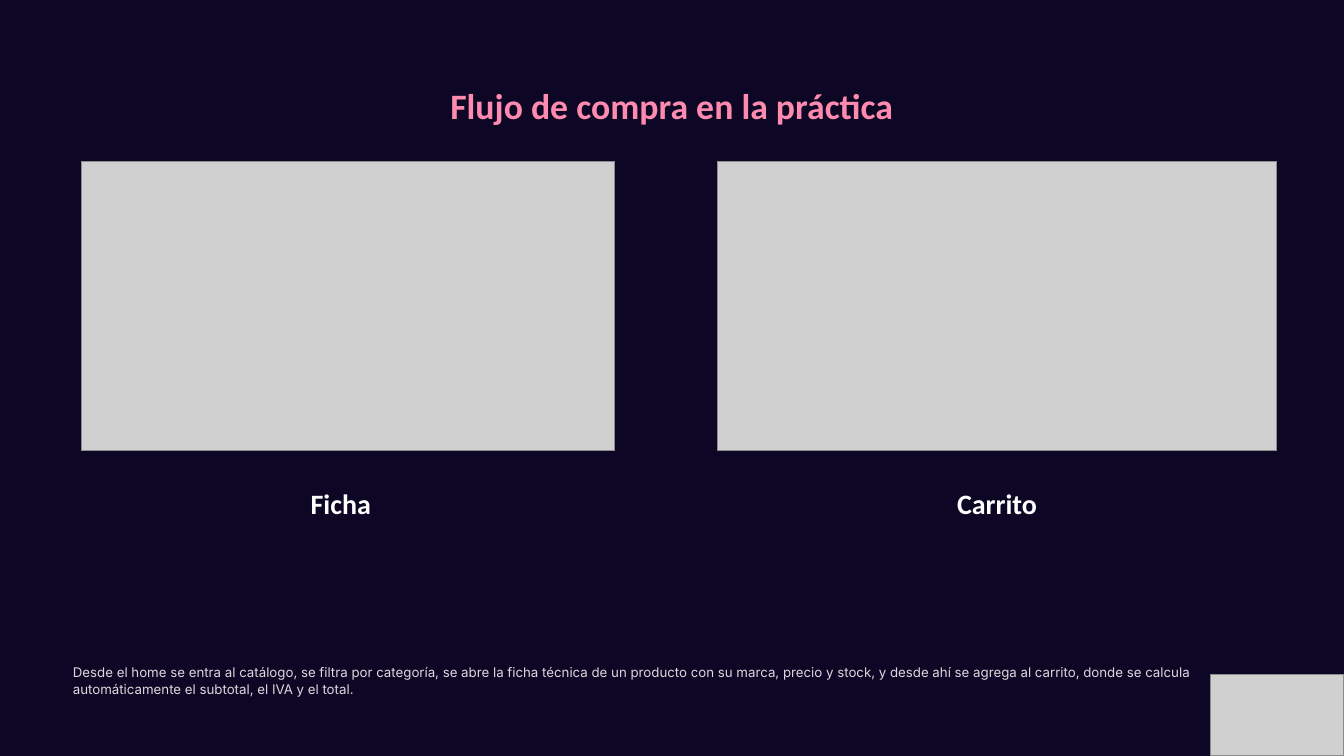
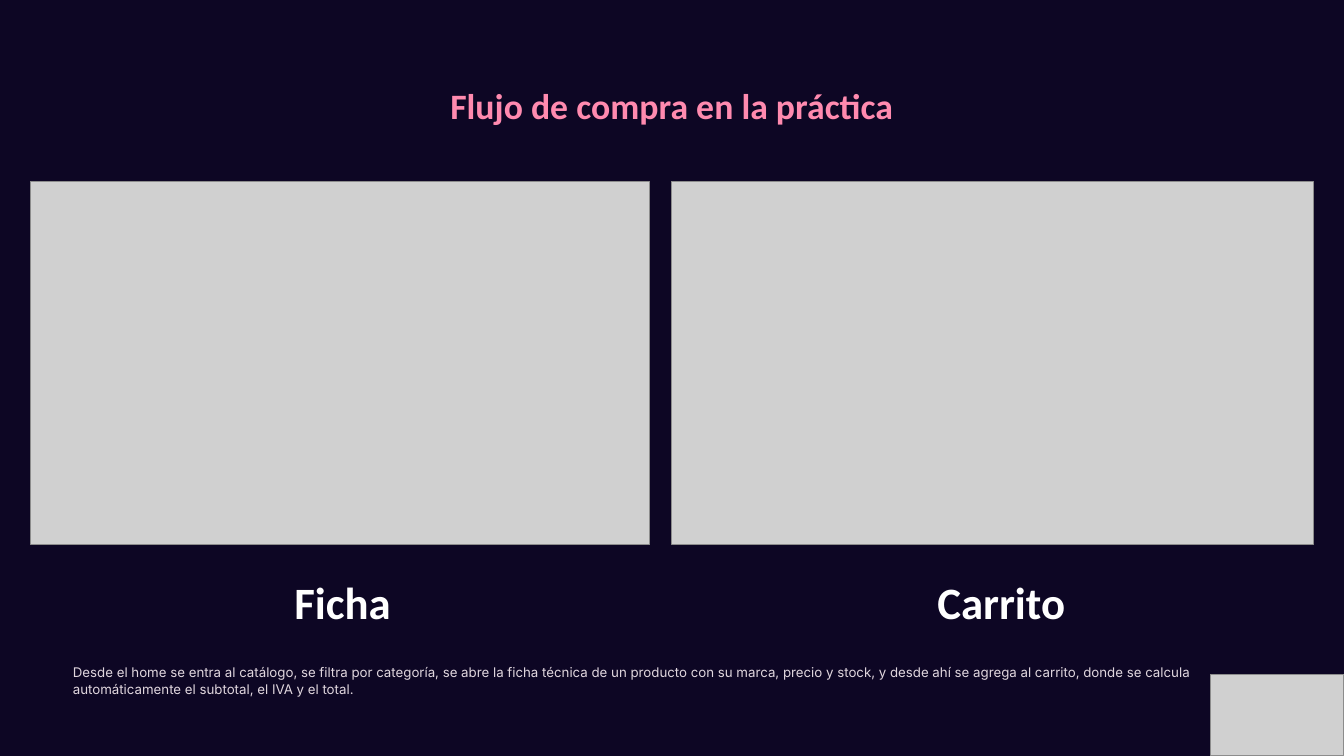
Before and after one commit to NezerkC/Prueba-Parcial-1, a slide deck: slide 5 of docs/Sonido-Vivo (1).pptx. Drawn at 1344x756 pixels with LibreOffice and Linux fonts; fonts in the diff are those of the drawing; grey boxes stand for pictures; background and template pictures are left out; a plain dark background stands for a picture behind light text. Boxes give left, top, right and bottom in pixels: in the first picture for what was removed or moved away, otherwise in the second. Text is boxed around its words. In the diff, an @@ line names an element or a change of style, - is before the commit and + after.

```diff
--- a/docs/Sonido-Vivo (1).pptx
+++ b/docs/Sonido-Vivo (1).pptx
@@ picture resized from (x1=81, y1=161, x2=614, y2=451) to (x1=30, y1=181, x2=649, y2=544) @@
@@ picture resized from (x1=717, y1=161, x2=1276, y2=451) to (x1=673, y1=181, x2=1314, y2=544) @@
@@ text "Ficha" moved from (x1=311, y1=494, x2=371, y2=515) to (x1=294, y1=587, x2=390, y2=620) @@
@@ text "Ficha" at (x1=294, y1=587, x2=390, y2=620): size 20 to 32 pt @@
@@ text "Carrito" at (x1=937, y1=587, x2=1065, y2=620): size 20 to 32 pt @@
@@ text "Carrito" moved from (x1=957, y1=494, x2=1037, y2=515) to (x1=937, y1=587, x2=1065, y2=620) @@
```
Also in this commit, not shown: 1 other slide changed.
